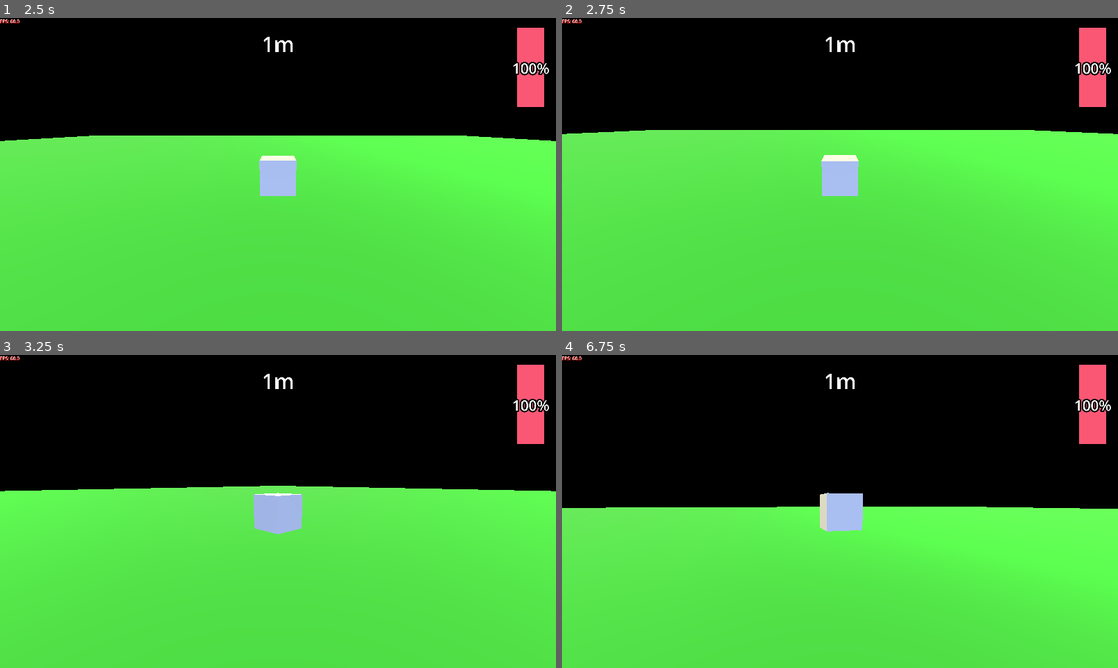
Above: before the commit, frames 1-4 (two rows, left to right).
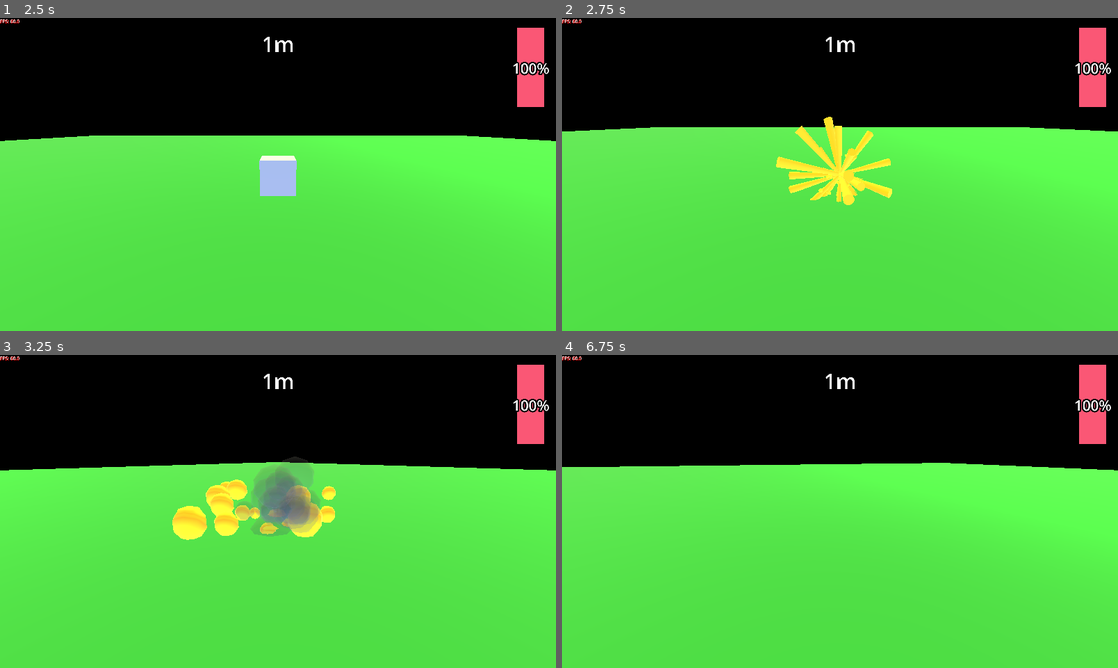
Above: after the commit, the same moments.

Repository: SuperGoon97/CAPJam2025
Game: Godot game, scene res://Scenes/Core/GameCore/game_core.tscn
Two runs of this game, one before a commit and one after it. Both use one fixed random seed, a clock stepped at 60 frames per second and the inputs below. The engine's default icon, where the game draws it, is replaced by a stand-in: a white triangle on a blue panel in a dark square.
Inputs (mouse positions are in pixels of both pictures, inside the frame that each line leads up to):
- Up to frame 1 (2.5 s): move the mouse to (400, 158) at 0.52 s; hold Right (Right) 0.53-1.25 s; click (400, 158) at 0.67 s; click "READY?" at 1.25 s; move the mouse to (166, 190) at 2.02 s; hold Down (Down) from 2.03 s (still down)
- Up to frame 2 (2.75 s): keep holding Down (Down)
- Up to frame 3 (3.25 s): move the mouse to (333, 442) at 2.77 s; release Down (Down) at 2.78 s; hold Right (Right) from 2.78 s (still down)
- Up to frame 4 (6.75 s): move the mouse to (812, 574) at 3.52 s; release Right (Right) at 3.53 s; hold Up (Up) 3.53-4.28 s; click (812, 574) at 3.67 s; move the mouse to (1006, 558) at 4.27 s; hold A (Left) 4.28-5.78 s; move the mouse to (673, 464) at 5.02 s; move the mouse to (867, 511) at 5.77 s; hold Down (Down) 5.78-6.53 s; click (867, 511) at 5.92 s; move the mouse to (756, 433) at 6.52 s; hold Right (Right) from 6.53 s (still down)

Frame 1 is identical in both runs. In frame 2, 3.1% of the frame differs, in the area x 0-100%, y 31-60%; in frame 3, 11%; in frame 4, 14%, in the area x 0-100%, y 34-57%.

Commit message:
explosion

Diff:
--- /dev/null
+++ b/template/Assets/Particles/explosion.gd
@@ -0,0 +1,13 @@
+extends Node3D
+
+@onready var sparks: GPUParticles3D = $Sparks
+@onready var smoke: GPUParticles3D = $Smoke
+@onready var fire: GPUParticles3D = $Fire
+
+func _ready() -> void:
+	sparks.emitting = true
+	smoke.emitting = true
+	fire.emitting = true
+	var new_promise:Promise = Promise.new([sparks.finished,smoke.finished,fire.finished])
+	await new_promise.all
+	queue_free()
--- a/template/Assets/Particles/particles_explosion.tscn
+++ b/template/Assets/Particles/particles_explosion.tscn
@@ -1,4 +1,6 @@
-[gd_scene load_steps=20 format=3 uid="uid://bytphai17goku"]
+[gd_scene load_steps=21 format=3 uid="uid://bytphai17goku"]
+
+[ext_resource type="Script" uid="uid://cji43mluqc633" path="res://Assets/Particles/explosion.gd" id="1_bl8h0"]
 
 [sub_resource type="Curve" id="Curve_55083"]
 _data = [Vector2(0, 1), 0.0, 0.0, 0, 0, Vector2(0.5114504, 1), 0.0, 0.0, 0, 0, Vector2(1, 0), 0.0, 0.0, 0, 0]
@@ -101,6 +103,7 @@
 emission_curve = SubResource("CurveTexture_ybymx")
 
 [node name="Explosion" type="Node3D"]
+script = ExtResource("1_bl8h0")
 
 [node name="Sparks" type="GPUParticles3D" parent="."]
 emitting = false
--- a/template/Scenes/GameScenes/LevelScene/game_scene_3d.tscn
+++ b/template/Scenes/GameScenes/LevelScene/game_scene_3d.tscn
@@ -75,3 +75,4 @@
 
 [node name="RocketBase" parent="." groups=["ShipRoot"] instance=ExtResource("6_t0qif")]
 transform = Transform3D(1, 0, 0, 0, 1, 0, 0, 0, 1, 0, 3.5, 0)
+gravity_scale = 0.33
--- a/template/Scenes/GameScenes/RocketScenes/rocket_root.tscn
+++ b/template/Scenes/GameScenes/RocketScenes/rocket_root.tscn
@@ -16,8 +16,9 @@
 [node name="RocketRoot" type="RigidBody3D" groups=["RocketPart"]]
 mass = 0.5
 physics_material_override = SubResource("PhysicsMaterial_mlwr4")
-gravity_scale = 0.33
 freeze = true
+contact_monitor = true
+max_contacts_reported = 64
 angular_damp = 30.0
 script = ExtResource("1_k7mrb")
 
--- a/template/Scripts/Class/Bus/signal_bus.gd
+++ b/template/Scripts/Class/Bus/signal_bus.gd
@@ -46,3 +46,6 @@
 signal current_height_changed(value:float)
 @warning_ignore("unused_signal")
 signal highscore_height_changed(value:float)
+
+@warning_ignore("unused_signal")
+signal root_destroyed
--- a/template/Scripts/Class/Utility/promise.gd
+++ b/template/Scripts/Class/Utility/promise.gd
@@ -13,7 +13,7 @@
 		if !_signal.is_connected(signal_callback):
 			_signal.connect(signal_callback.bind(_signal))
 
-func signal_callback(args,_signal:Signal):
+func signal_callback(_signal:Signal,...args):
 	var _signals_state:Array[bool] = signal_dict.values()
 	if !first_found:
 		if _signals_state.all(GFnc.all_false):
--- a/template/Scripts/Game/Camera/camera_controller.gd
+++ b/template/Scripts/Game/Camera/camera_controller.gd
@@ -53,7 +53,8 @@
 		child_cam.position.y = clampf(child_cam.position.y + (y_direction * delta),0.0,INF)
 
 	if look_at_mode:
-		global_position = global_position.move_toward(ship_root.global_position,delta * pow(global_position.distance_to(ship_root.global_position),2))
+		if ship_root:
+			global_position = global_position.move_toward(ship_root.global_position,delta * pow(global_position.distance_to(ship_root.global_position),2))
 	else:
 		var _distance_to_midpoint = global_position.distance_to(desired_position)
 		if  _distance_to_midpoint > camera_distance_to_midpoint_tolerance:
--- a/template/Scripts/Game/Camera/main_camera.gd
+++ b/template/Scripts/Game/Camera/main_camera.gd
@@ -31,7 +31,8 @@
 		var dif:float = _desired_z - position.z
 		position.z += pow(dif,2.0) * delta
 	if _look_at_mode:
-		look_at(root_rocket.global_position)
+		if root_rocket:
+			look_at(root_rocket.global_position)
 
 func setup():
 	if root_rocket == null:
--- a/template/Scripts/Game/Rocket/rocket_part.gd
+++ b/template/Scripts/Game/Rocket/rocket_part.gd
@@ -1,9 +1,13 @@
 class_name RocketPart extends CollisionShape3D
+
+const PARTICLES_EXPLOSION = preload("res://Assets/Particles/particles_explosion.tscn")
+
 
 signal do_socket_overlap_check
 
 var do_once_sold:bool = true
 var resource_data:RocketPartResource
+var _exploded:bool = false
 @onready var rocket_socket_check_area: RocketArea3D = $RocketSocketCheckArea
 @export var prefered_socket:RocketSocketPoint
 
@@ -11,13 +15,16 @@
 	if !GVar.signal_bus:
 		await GVar.scene_manager.game_ready
 	rocket_socket_check_area.area_left_clicked.connect(area_left_clicked)
+	GVar.signal_bus.root_destroyed.connect(become_independant)
 
-#func explode():
-		#for i in _array_joints.size():
-			#print_rich("[color=red]Successful break[/color]")
-			#var joint:Node3D = _array_joints.pop_back()
-			#joint.call_deferred("queue_free")
-			#
+func explode():
+	if !_exploded:
+		_exploded = true
+		var new_particle:Node3D = PARTICLES_EXPLOSION.instantiate()
+		GVar.active_scene.add_child(new_particle)
+		new_particle.global_position = global_position
+		call_deferred("queue_free")
+
 
 func setup(attached_socket:RocketSocketPoint):
 	var temp_pos = attached_socket.get_parent().global_position
@@ -60,3 +67,17 @@
 	if do_once_sold:
 		GVar.signal_bus.rocket_part_sold.emit(self)
 		do_once_sold = !do_once_sold
+
+func become_independant():
+	var new_parent:RigidBody3D = RigidBody3D.new()
+	GVar.scene_manager.current_scene.add_child(new_parent)
+	new_parent.global_position = global_position
+	reparent(new_parent)
+	new_parent.contact_monitor = true
+	new_parent.max_contacts_reported = 4
+	await get_tree().process_frame
+	new_parent.body_entered.connect(_body_entered)
+
+func _body_entered(_body:Node):
+	print("bingbang")
+	explode()
--- a/template/Scripts/Game/Rocket/rocket_root.gd
+++ b/template/Scripts/Game/Rocket/rocket_root.gd
@@ -2,8 +2,7 @@
 
 signal do_socket_overlap_check
 
-const CUSTOM_GENERIC_6_DOF_JOINT_3D = preload("res://Scenes/Components/custom_generic_6dof_joint3d.tscn")
-const CUSTOM_PIN_JOINT = preload("res://Scenes/Components/custom_pin_joint.tscn")
+const PARTICLES_EXPLOSION = preload("res://Assets/Particles/particles_explosion.tscn")
 
 @export var starting_fuel:float = 100.0
 
@@ -12,6 +11,7 @@
 var _array_joints:Array[PinJoint3D]
 var _scoring_part:bool = false
 var _launched:bool = false
+var _exploded:bool = false
 
 var _total_fuel:float = 0.0:
 	set(value):
@@ -22,7 +22,7 @@
 		current_fuel = value
 		current_fuel_percentage = current_fuel/_total_fuel
 		GVar.signal_bus.rocket_fuel_changed.emit(current_fuel,current_fuel_percentage)
-		print_rich("[color=brown] current fuel = " + str(current_fuel) + " %" + str(current_fuel_percentage*100.0) +"[/color]")
+		#print_rich("[color=brown] current fuel = " + str(current_fuel) + " %" + str(current_fuel_percentage*100.0) +"[/color]")
 var current_fuel_percentage:float = 0.0
 
 var do_once_sold:bool = true
@@ -38,6 +38,8 @@
 	if is_in_group("ShipRoot"):
 		_scoring_part = true
 		GVar.signal_bus.rocket_launch.connect(set_launched)
+		body_shape_entered.connect(_on_body_shape_entered)
+		body_entered.connect(_body_entered)
 	else:
 		rocket_socket_check_area.area_left_clicked.connect(area_left_clicked)
 
@@ -62,11 +64,13 @@
 			GVar.signal_bus.rocket_root_height_changed.emit(global_position.y)
 
 func explode():
-		for i in _array_joints.size():
-			print_rich("[color=red]Successful break[/color]")
-			var joint:Node3D = _array_joints.pop_back()
-			joint.call_deferred("queue_free")
-
+	if !_exploded:
+		_exploded = true
+		GVar.signal_bus.root_destroyed.emit()
+		var new_particle:Node3D = PARTICLES_EXPLOSION.instantiate()
+		GVar.active_scene.add_child(new_particle)
+		new_particle.global_position = global_position
+		call_deferred("queue_free")
 
 func setup(new_parent:RigidBody3D,new_attached_socket:RocketSocketPoint,_mass:float):
 	mass = _mass
@@ -86,14 +90,6 @@
 			if !area_parent.get_parent() == self:
 				overlapping_sockets.push_back(area.get_parent())
 	for socket in overlapping_sockets:
-		var new_joint:PinJoint3D = CUSTOM_PIN_JOINT.instantiate()
-		socket.get_parent().add_child(new_joint)
-		new_joint.exclude_nodes_from_collision = false
-		new_joint.global_position = socket.global_position
-		new_joint.node_a = socket.get_parent().get_path()
-		new_joint.node_b = self.get_path()
-		_array_joints.push_back(new_joint)
-		print_rich("[color=blue]"+str(_array_joints)+"[/color]")
 		socket.set_socket_enabled(false)
 	do_socket_overlap_check.emit()
 
@@ -108,3 +104,18 @@
 
 func unfreeze():
 	set_deferred("freeze",false)
+
+
+func _on_body_shape_entered(_body_rid: RID, _body: Node, _body_shape_index: int, _local_shape_index: int) -> void:
+	var node = shape_owner_get_owner(shape_find_owner(_local_shape_index))
+	if node.has_method("explode"):
+		node.explode()
+		return
+	if _body_shape_index == 0:
+		explode()
+		return
+
+
+func _body_entered(_body:Node):
+	pass
+	#print("collision_2")
--- a/template/Scripts/Game/Rocket/rocket_thruster.gd
+++ b/template/Scripts/Game/Rocket/rocket_thruster.gd
@@ -13,9 +13,10 @@
 
 func _physics_process(delta: float) -> void:
 	if _do_thrust:
-		if rocket_root.current_fuel >= fuel_cost_per_delta * delta:
-			rocket_root.apply_force(global_transform.basis.y * thrust_force * delta,thrust_point.global_position)
-			rocket_root.current_fuel -= fuel_cost_per_delta * delta
+		if rocket_root:
+			if rocket_root.current_fuel >= fuel_cost_per_delta * delta:
+				rocket_root.apply_force(global_transform.basis.y * thrust_force * delta,thrust_point.global_position)
+				rocket_root.current_fuel -= fuel_cost_per_delta * delta
 
 func rocket_launch():
 	_do_thrust = true
Not shown, added: template/Assets/Particles/explosion.gd.uid
